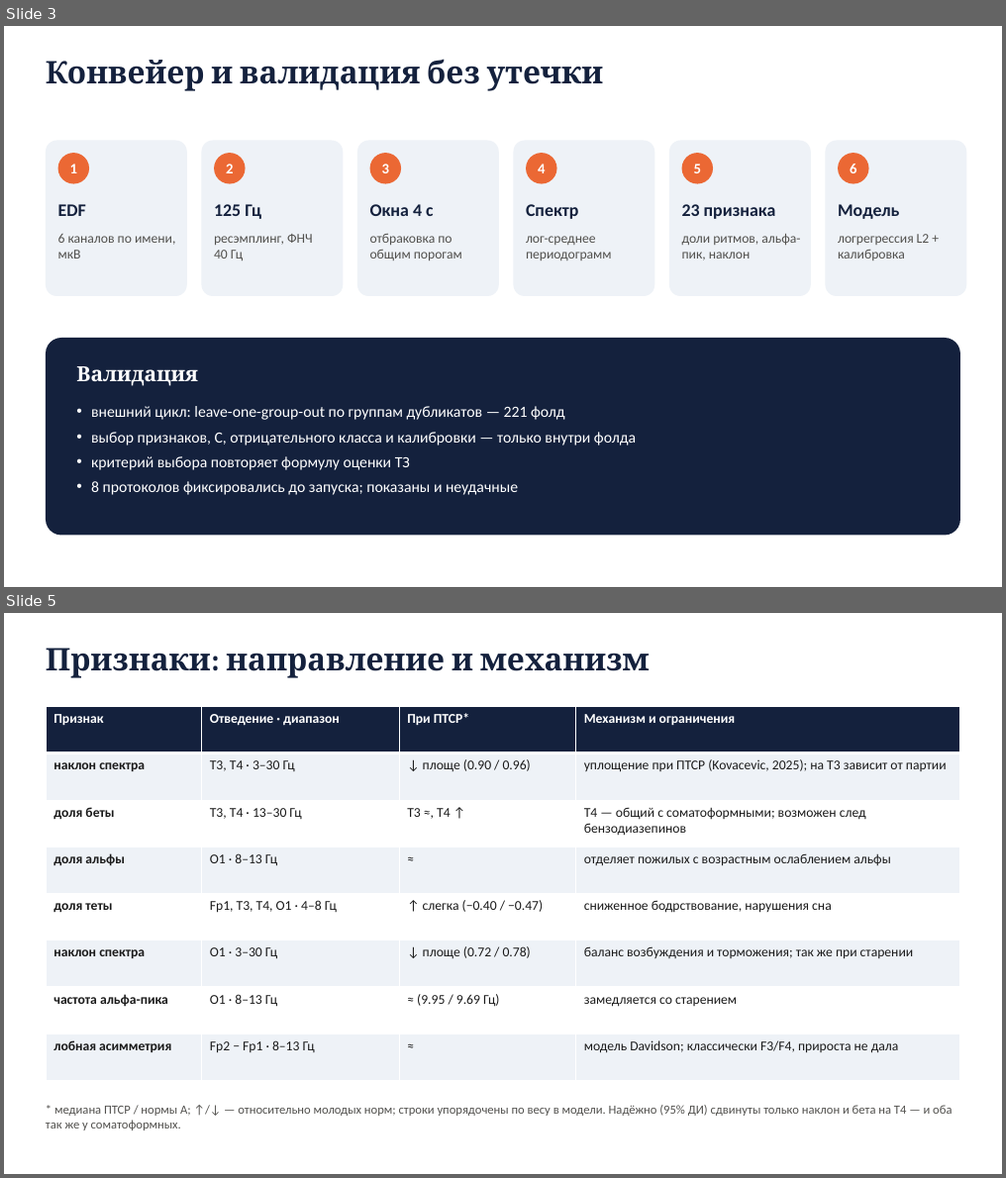
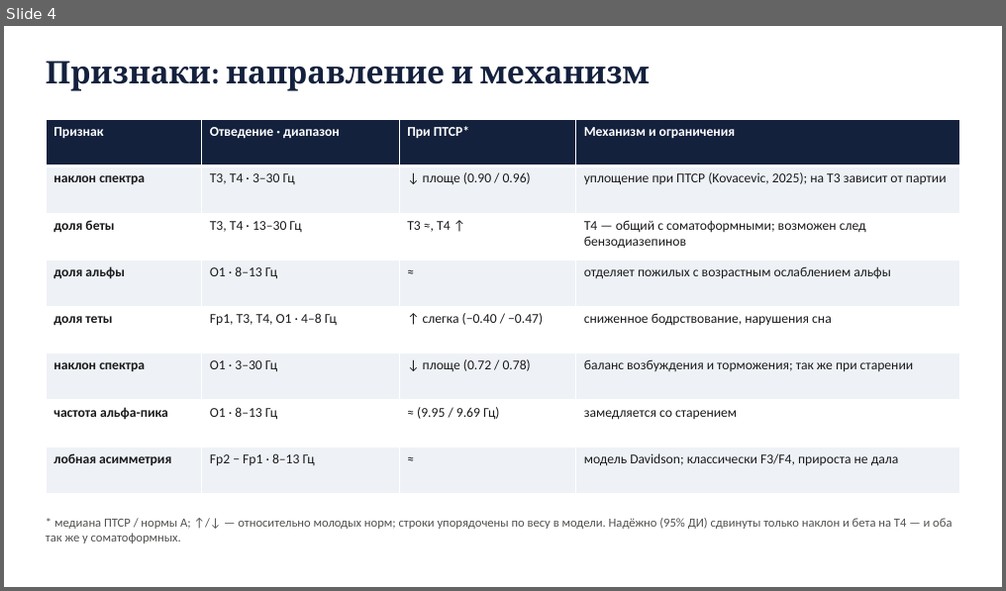
Before and after one commit to igor688-hub/neurodiagnosis-eeg, a slide deck: report/presentation.pptx. Shown one above the other, each under a label of ours: slides 3 and 5 before the commit, slide 4 after it; the slides between them are not shown. The pictures are 1006x1178 and 1006x591 pixels, drawn with LibreOffice and Linux fonts; fonts in the diff are those of the drawing. Boxes give left, top, right and bottom in pixels: in the first picture for what was removed or moved away, otherwise in the second. Text is boxed around its words. In the diff, an @@ line names an element or a change of style, - is before the commit and + after.

```diff
--- a/report/presentation.pptx
+++ b/report/presentation.pptx
@@ slide 3 removed at box(4, 26, 1002, 587), background #FFFFFF @@
@@ text removed at box(46, 59, 603, 91) @@
-Конвейер и валидация без утечки
@@ rounded rectangle removed at box(46, 141, 187, 296) @@
@@ rounded rectangle removed at box(202, 141, 344, 296) @@
@@ rounded rectangle removed at box(357, 141, 499, 296) @@
@@ rounded rectangle removed at box(514, 141, 655, 296) @@
@@ rounded rectangle removed at box(669, 141, 811, 296) @@
@@ rounded rectangle removed at box(826, 141, 966, 296) @@
@@ ellipse removed at box(57, 153, 89, 184) @@
-1
@@ ellipse removed at box(214, 153, 246, 184) @@
-2
@@ ellipse removed at box(370, 153, 402, 184) @@
-3
@@ ellipse removed at box(526, 153, 557, 184) @@
-4
@@ ellipse removed at box(682, 153, 714, 184) @@
-5
@@ ellipse removed at box(838, 153, 869, 184) @@
-6
@@ text removed at box(58, 204, 86, 216) @@
-EDF
@@ text removed at box(214, 204, 261, 219) @@
-125 Гц
@@ text removed at box(370, 204, 433, 216) @@
-Окна 4 с
@@ text removed at box(370, 233, 462, 261) @@
-отбраковка по общим порогам
@@ text removed at box(526, 204, 578, 219) @@
-Спектр
@@ text removed at box(682, 204, 776, 219) @@
-23 признака
@@ text removed at box(838, 204, 899, 219) @@
-Модель
@@ text removed at box(58, 234, 175, 259) @@
-6 каналов по имени, мкВ
@@ text removed at box(214, 234, 313, 261) @@
-ресэмплинг, ФНЧ 40 Гц
@@ text removed at box(526, 236, 612, 261) @@
-лог-среднее периодограмм
@@ text removed at box(682, 234, 800, 261) @@
-доли ритмов, альфа-пик, наклон
@@ text removed at box(838, 234, 930, 261) @@
-логрегрессия L2 + калибровка
@@ rounded rectangle removed at box(46, 338, 960, 536) @@
@@ text removed at box(76, 367, 198, 386) @@
-Валидация
@@ text removed at box(91, 406, 636, 495) @@
-• внешний цикл: leave-one-group-out по группам дубликатов — 221 фолд
-• выбор признаков, C, отрицательного класса и калибровки — только внутри фолда
-• критерий выбора повторяет формулу оценки ТЗ
-• 8 протоколов фиксировались до запуска; показаны и неудачные
@@ what was slide 5 is now slide 4 @@
```
Also in this commit, not shown: 4 slides changed, 1 slide added, 4 other slides removed, 1 other file.
